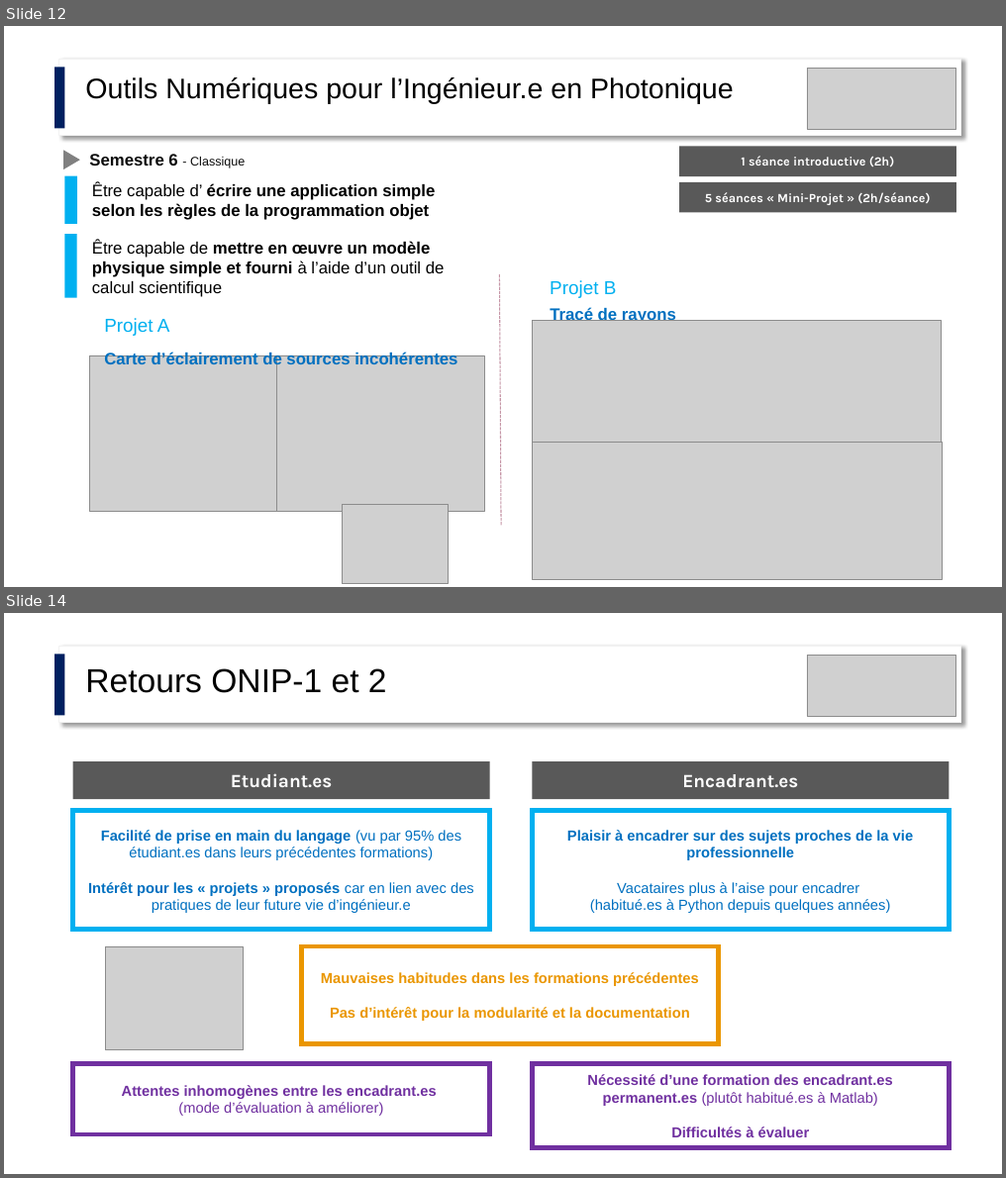
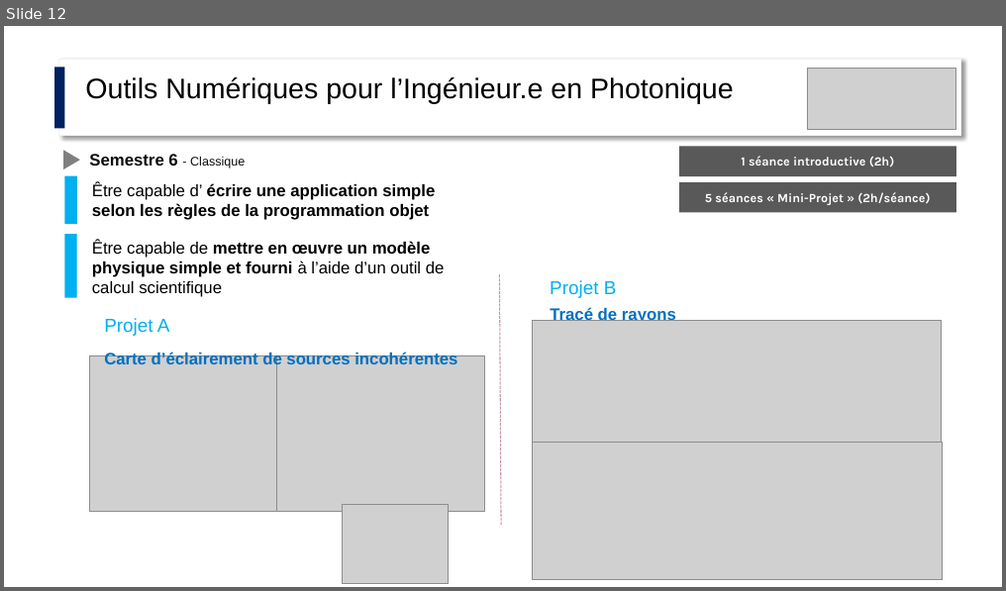
Before and after one commit to jvillemejane/jvillemejane, a slide deck: Presentations/2024_COPERF_Informatique.pptx. Shown one above the other, each under a label of ours: slides 12 and 14 before the commit, slide 12 after it; the slides between them are not shown. The pictures are 1006x1178 and 1006x591 pixels, drawn with LibreOffice and Linux fonts; fonts in the diff are those of the drawing; grey boxes stand for pictures. Boxes give left, top, right and bottom in pixels: in the first picture for what was removed or moved away, otherwise in the second. Text is boxed around its words. In the diff, an @@ line names an element or a change of style, - is before the commit and + after.

```diff
--- a/Presentations/2024_COPERF_Informatique.pptx
+++ b/Presentations/2024_COPERF_Informatique.pptx
@@ slide 14 removed at <box>4,613,1002,1174</box>, background #FFFFFF @@
@@ rectangle removed at <box>54,655,65,716</box> @@
@@ rectangle removed at <box>59,646,961,723</box> @@
@@ text removed at <box>85,668,387,693</box> @@
-Retours ONIP-1 et 2
@@ picture removed at <box>807,655,957,716</box> @@
@@ rectangle removed at <box>73,761,490,799</box> @@
-Etudiant.es
@@ rectangle removed at <box>533,761,949,799</box> @@
-Encadrant.es
@@ rectangle removed at <box>73,811,490,930</box> @@
-Facilité de prise en main du langage (vu par 95% des étudiant.es dans leurs précédentes formations)
-Intérêt pour les « projets » proposés car en lien avec des pratiques de leur future vie d’ingénieur.e
@@ rectangle removed at <box>533,811,949,930</box> @@
-Plaisir à encadrer sur des sujets proches de la vie professionnelle
-Vacataires plus à l’aise pour encadrer
-(habitué.es à Python depuis quelques années)
@@ picture removed at <box>105,947,244,1051</box> @@
@@ rectangle removed at <box>302,947,719,1045</box> @@
-Mauvaises habitudes dans les formations précédentes
-Pas d’intérêt pour la modularité et la documentation
@@ rectangle removed at <box>73,1063,490,1135</box> @@
-Attentes inhomogènes entre les encadrant.es
-(mode d’évaluation à améliorer)
@@ rectangle removed at <box>533,1063,949,1149</box> @@
-Nécessité d’une formation des encadrant.es permanent.es (plutôt habitué.es à Matlab)
-Difficultés à évaluer
```
Also in this commit, not shown: 1 slide changed.
